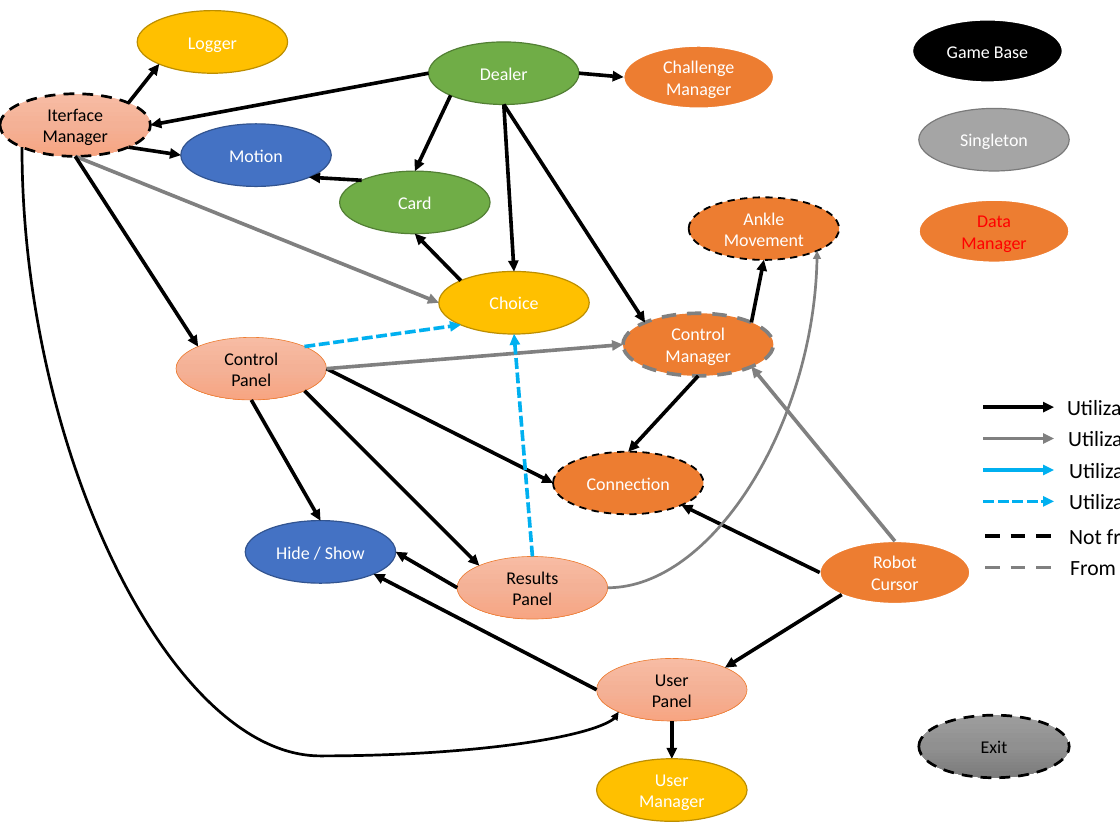
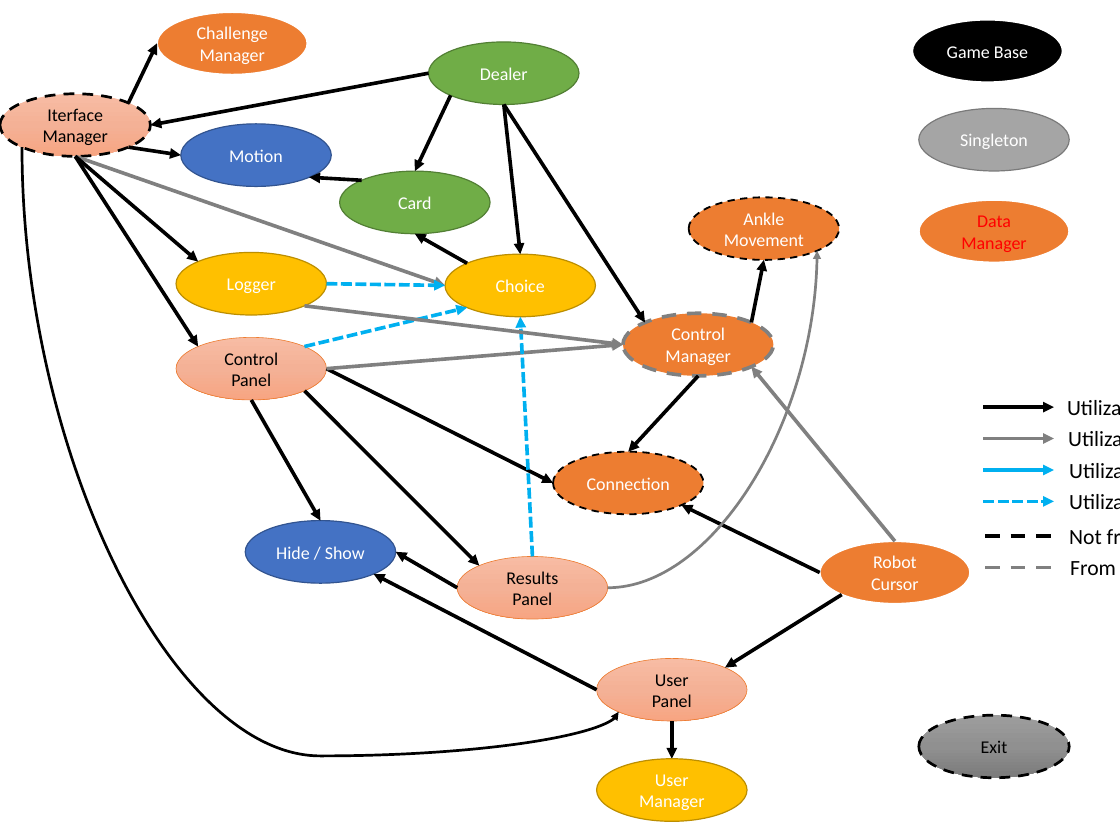
Before and after one commit to ThalesBP/AVC_CardGame, a slide deck: slide 1 of Script Flow.pptx. Drawn at 1120x840 pixels with LibreOffice and Linux fonts; fonts in the diff are those of the drawing. Boxes give left, top, right and bottom in pixels: in the first picture for what was removed or moved away, otherwise in the second. Text is boxed around its words. In the diff, an @@ line names an element or a change of style, - is before the commit and + after.

```diff
--- a/Script Flow.pptx
+++ b/Script Flow.pptx
@@ ellipse "Challenge Manager": place and size @@
-ellipse "Challenge Manager" at [624, 46, 774, 108]
+ellipse "Challenge Manager" at [157, 12, 307, 75]
@@ arrow moved from (580, 73) - (624, 77) to (128, 103) - (157, 43) @@
@@ arrow moved from (504, 105) - (514, 272) to (504, 105) - (521, 254) @@
@@ arrow moved from (75, 156) - (439, 303) to (75, 156) - (445, 285) @@
@@ arrow moved from (128, 103) - (160, 64) to (75, 156) - (198, 262) @@
@@ arrow moved from (461, 281) - (415, 233) to (468, 264) - (415, 233) @@
@@ ellipse "Logger": place and size @@
-ellipse "Logger" at [137, 10, 287, 73]
+ellipse "Logger" at [176, 252, 326, 315]
@@ ellipse "Choice": place and size @@
-ellipse "Choice" at [439, 272, 589, 334]
+ellipse "Choice" at [445, 254, 595, 317]
@@ arrow added from (327, 284) to (445, 285), #00B0F0 3 pt dashed @@
@@ arrow moved from (305, 347) - (461, 325) to (305, 347) - (468, 308) @@
@@ arrow added from (305, 306) to (623, 344), #808080 3 pt @@
@@ arrow moved from (533, 557) - (514, 334) to (533, 557) - (521, 317) @@
```
Also in this commit, not shown: 14 other files.
